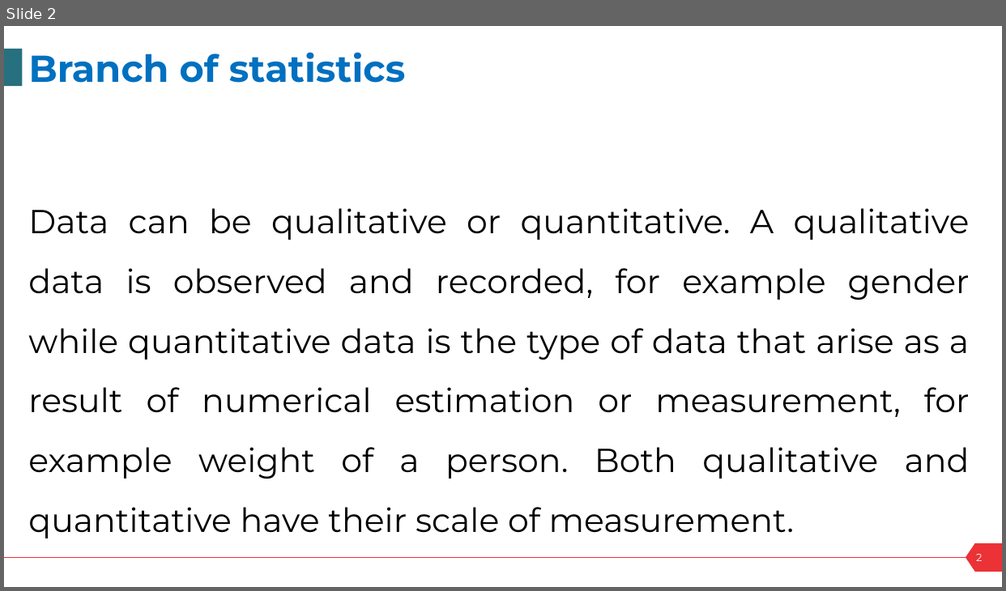
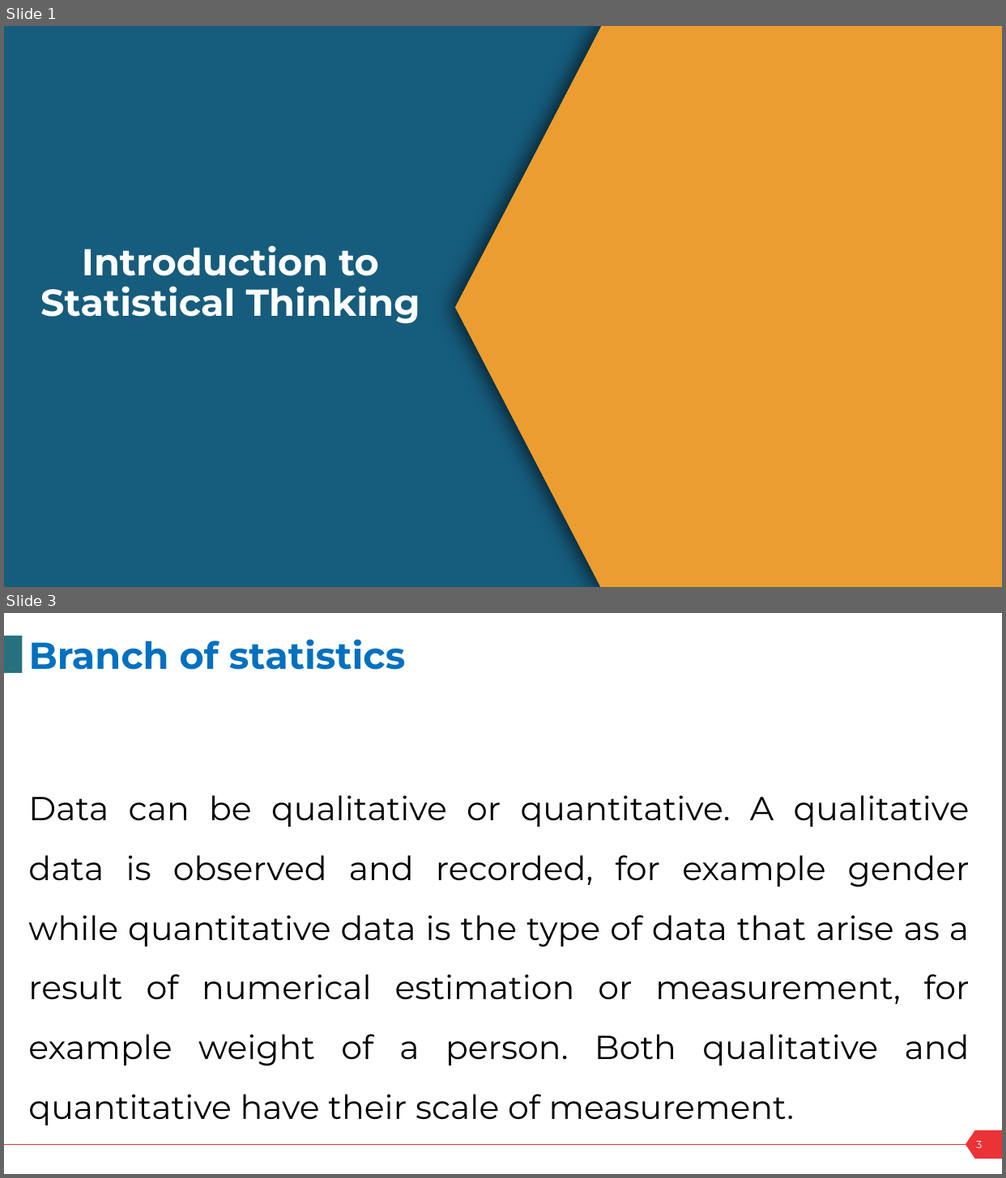
Before and after one commit to tauniversity/TAU-Data-Science-Training, a slide deck: Data Science resources/Introduction to Machine Learning/Slides/Slide Unit 1/3. Scale of measurement.pptx. Shown one above the other, each under a label of ours: slide 2 before the commit, slides 1 and 3 after it; the slides between them are not shown. The pictures are 1006x591 and 1006x1178 pixels, drawn with LibreOffice and Linux fonts; fonts in the diff are those of the drawing; background and template pictures are left out. Boxes give left, top, right and bottom in pixels: in the first picture for what was removed or moved away, otherwise in the second. Text is boxed around its words. In the diff, an @@ line names an element or a change of style, - is before the commit and + after.

```diff
--- a/Data Science resources/Introduction to Machine Learning/Slides/Slide Unit 1/3. Scale of measurement.pptx
+++ b/Data Science resources/Introduction to Machine Learning/Slides/Slide Unit 1/3. Scale of measurement.pptx
@@ slide 1 added at (4, 26, 1002, 587), background #FFFFFF; not listed: 3 template elements that a slide beside it also shows @@
@@ rectangle added at (4, 26, 1002, 587), fill #165C7D @@
@@ pentagon arrow added at (455, 26, 1002, 587), fill #EB9E2F @@
@@ title added at (40, 246, 420, 324), 36 pt, text #FFFFFF, bold @@
+Introduction to Statistical Thinking
@@ what was slide 2 is now slide 3 @@
@@ page number at (976, 1141, 982, 1148): text changed @@
-2
+3
```
Also in this commit, not shown: 6 other files.
